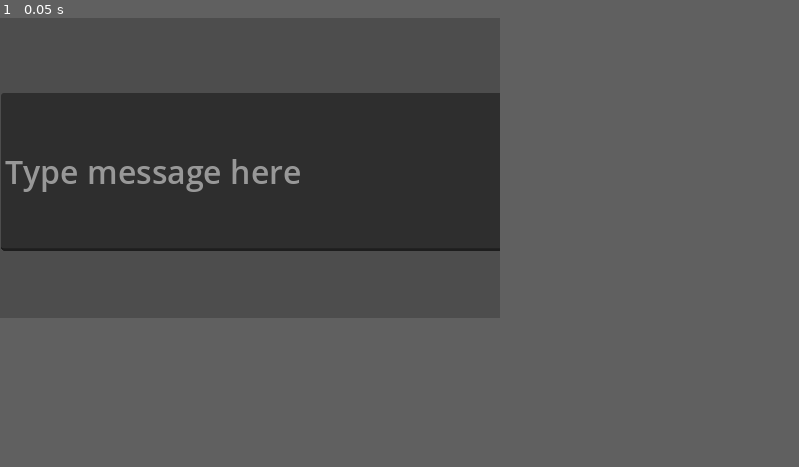
Above: before the commit, frame 1.
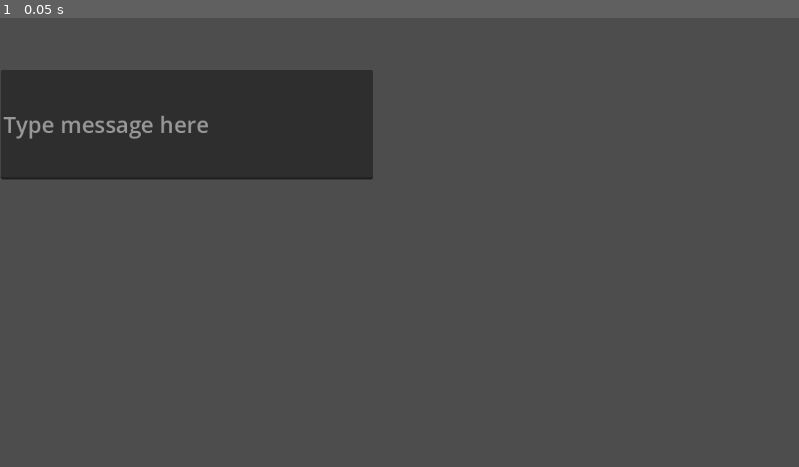
Above: after the commit, the same moment.

Repository: sinnom/stream-captions
Game: Godot game, scene res://main.tscn
Same seed, same stepped clock (60 frames per second), same inputs: the game is played once before the commit and once after it. Before the commit the project starts from res://caption_controls.tscn.
Inputs:
- Up to frame 1 (0.05 s): no input
In our replay, the window is 500x300 before the commit and 799x449 after it. These sizes can differ from the game's own. Grey fills any space a smaller window leaves; there, only what the larger window draws over its background counts as a difference.

The runs differ from the first frame. In frame 1, 16% of the frame differs, in the area x 0-63%, y 11-52%.

Commit message:
Add main scene, move display_window out of caption_controls

Diff:
--- a/caption_controls.tscn
+++ b/caption_controls.tscn
@@ -1,18 +1,12 @@
-[gd_scene load_steps=4 format=3 uid="uid://66mk6y0gwpe2"]
+[gd_scene load_steps=2 format=3 uid="uid://ve0ur64tjg0c"]
 
-[ext_resource type="Script" path="res://caption_controls.gd" id="1_68syl"]
 [ext_resource type="Theme" uid="uid://bfd08ebhxbffa" path="res://theme.tres" id="2_bffa5"]
-[ext_resource type="PackedScene" uid="uid://bn2y77t4oqeij" path="res://display_window.tscn" id="2_jbuex"]
 
 [node name="CaptionControls" type="Control"]
 layout_mode = 3
-anchors_preset = 15
-anchor_right = 1.0
-anchor_bottom = 1.0
-grow_horizontal = 2
-grow_vertical = 2
-script = ExtResource("1_68syl")
-display_scene = ExtResource("2_jbuex")
+anchors_preset = 0
+offset_right = 40.0
+offset_bottom = 40.0
 
 [node name="LineEdit" type="LineEdit" parent="."]
 layout_mode = 0
@@ -24,5 +18,3 @@
 placeholder_text = "Type message here"
 caret_blink = true
 caret_blink_interval = 0.5
-
-[connection signal="text_submitted" from="LineEdit" to="." method="_on_line_edit_text_submitted"]
--- /dev/null
+++ b/main.tscn
@@ -0,0 +1,11 @@
+[gd_scene load_steps=4 format=3 uid="uid://66mk6y0gwpe2"]
+
+[ext_resource type="Script" path="res://caption_controls.gd" id="1_aaqnn"]
+[ext_resource type="PackedScene" uid="uid://bn2y77t4oqeij" path="res://display_window.tscn" id="2_ucio4"]
+[ext_resource type="PackedScene" uid="uid://ve0ur64tjg0c" path="res://caption_controls.tscn" id="3_nm5fw"]
+
+[node name="Main" type="Node"]
+script = ExtResource("1_aaqnn")
+display_scene = ExtResource("2_ucio4")
+
+[node name="CaptionControls" parent="." instance=ExtResource("3_nm5fw")]
--- a/project.godot
+++ b/project.godot
@@ -11,7 +11,7 @@
 [application]
 
 config/name="stream-captions"
-run/main_scene="res://caption_controls.tscn"
+run/main_scene="res://main.tscn"
 config/features=PackedStringArray("4.0", "GL Compatibility")
 config/icon="res://icon.svg"
 
